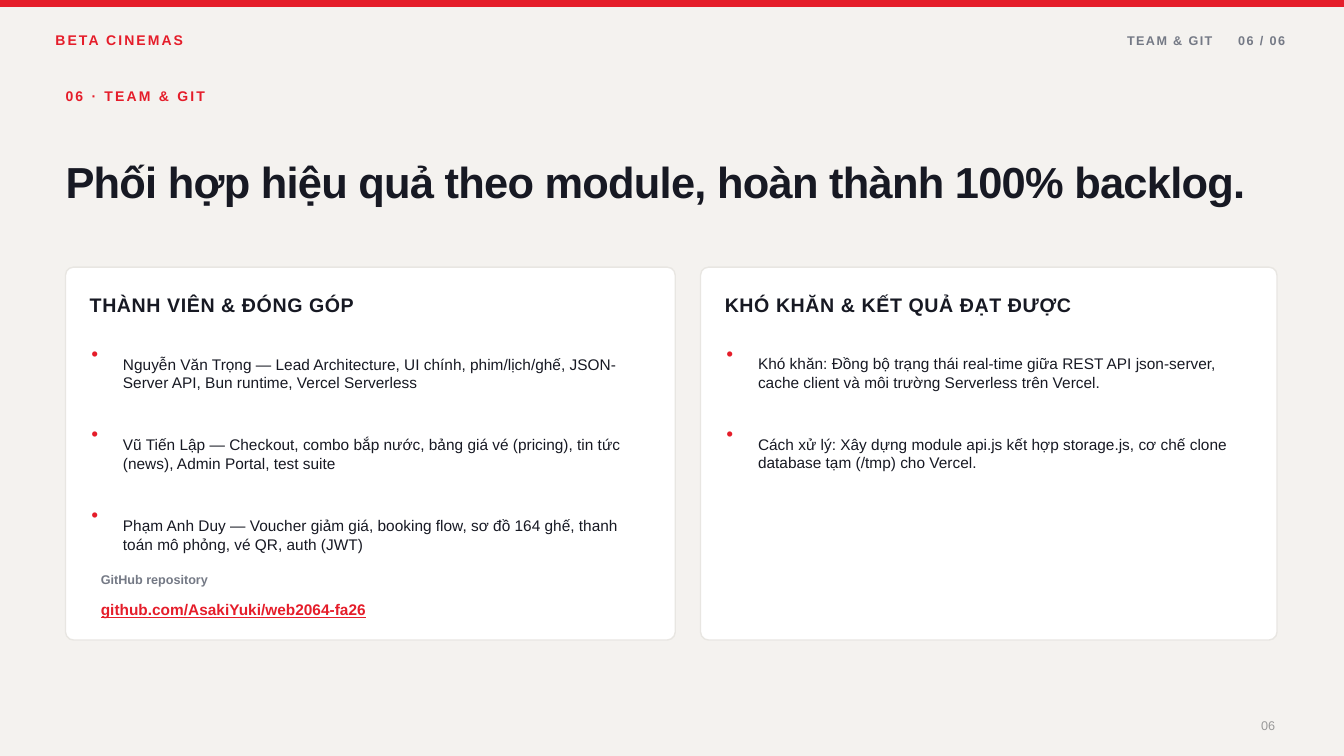
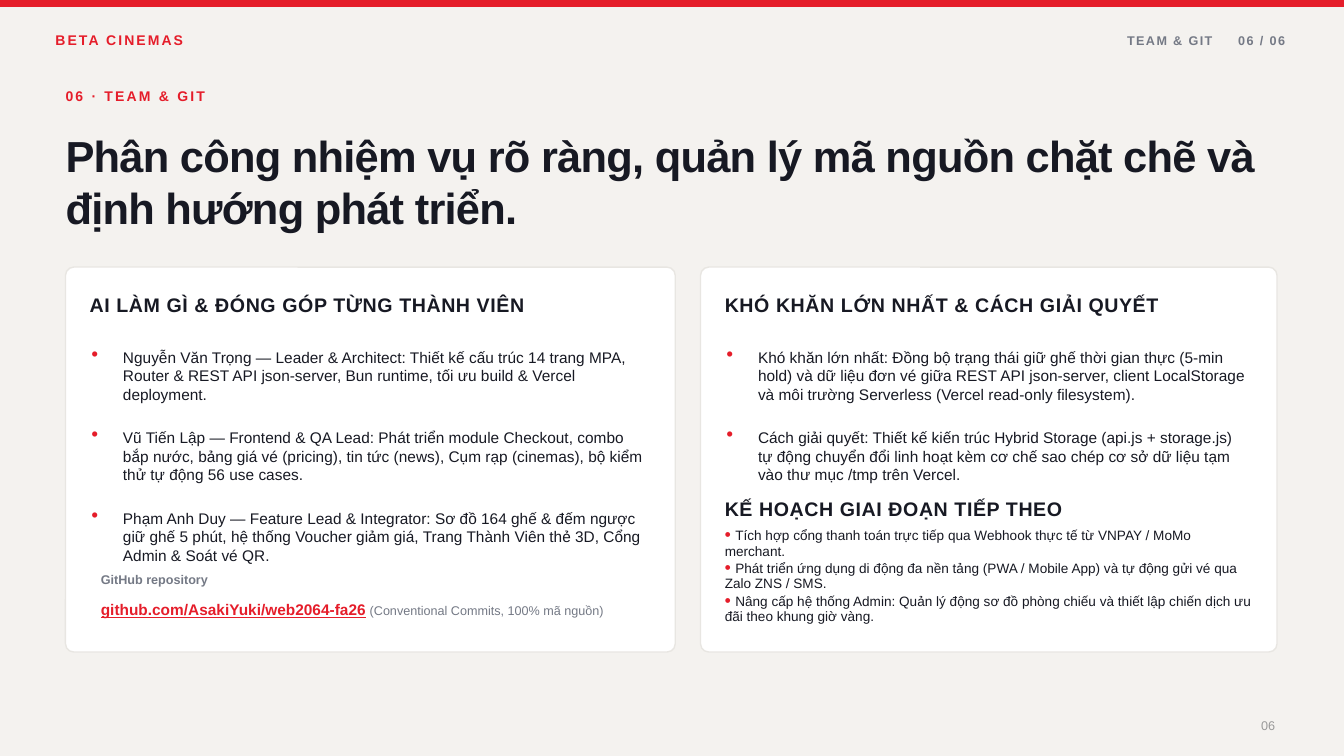
Before and after one commit to AsakiYuki/web2064-fa26, a slide deck: slide 6 of Beta-Cinemas-Presentation.odp. Drawn at 1344x756 pixels with LibreOffice and Linux fonts; fonts in the diff are those of the drawing. Boxes give left, top, right and bottom in pixels: in the first picture for what was removed or moved away, otherwise in the second. Text is boxed around its words. In the diff, an @@ line names an element or a change of style, - is before the commit and + after.

```diff
--- a/Beta-Cinemas-Presentation.odp
+++ b/Beta-Cinemas-Presentation.odp
@@ text at box(66, 138, 1255, 233): text changed @@
-Phối hợp hiệu quả theo module, hoàn thành 100% backlog.
+Phân công nhiệm vụ rõ ràng, quản lý mã nguồn chặt chẽ và định hướng phát triển.
@@ rounded rectangle: place and size @@
-rounded rectangle at box(66, 267, 676, 640)
+rounded rectangle at box(66, 267, 676, 652)
@@ rounded rectangle: place and size @@
-rounded rectangle at box(701, 267, 1277, 640)
+rounded rectangle at box(701, 267, 1277, 652)
@@ text at box(90, 297, 524, 313): text changed @@
-THÀNH VIÊN & ĐÓNG GÓP
+AI LÀM GÌ & ĐÓNG GÓP TỪNG THÀNH VIÊN
@@ text at box(725, 297, 1159, 316): text changed @@
-KHÓ KHĂN & KẾT QUẢ ĐẠT ĐƯỢC
+KHÓ KHĂN LỚN NHẤT & CÁCH GIẢI QUYẾT
@@ text at box(123, 350, 626, 403): text changed @@
-Nguyễn Văn Trọng — Lead Architecture, UI chính, phim/lịch/ghế, JSON-Server API, Bun runtime, Vercel Serverless
+Nguyễn Văn Trọng — Leader & Architect: Thiết kế cấu trúc 14 trang MPA, Router & REST API json-server, Bun runtime, tối ưu build & Vercel deployment.
@@ text at box(758, 351, 1245, 403): text changed @@
-Khó khăn: Đồng bộ trạng thái real-time giữa REST API json-server, cache client và môi trường Serverless trên Vercel.
+Khó khăn lớn nhất: Đồng bộ trạng thái giữ ghế thời gian thực (5-min hold) và dữ liệu đơn vé giữa REST API json-server, client LocalStorage và môi trường Serverless (Vercel read-only filesystem).
@@ text at box(123, 431, 643, 483): text changed @@
-Vũ Tiến Lập — Checkout, combo bắp nước, bảng giá vé (pricing), tin tức (news), Admin Portal, test suite
+Vũ Tiến Lập — Frontend & QA Lead: Phát triển module Checkout, combo bắp nước, bảng giá vé (pricing), tin tức (news), Cụm rạp (cinemas), bộ kiểm thử tự động 56 use cases.
@@ text at box(758, 431, 1232, 483): text changed @@
-Cách xử lý: Xây dựng module api.js kết hợp storage.js, cơ chế clone database tạm (/tmp) cho Vercel.
+Cách giải quyết: Thiết kế kiến trúc Hybrid Storage (api.js + storage.js) tự động chuyển đổi linh hoạt kèm cơ chế sao chép cơ sở dữ liệu tạm vào thư mục /tmp trên Vercel.
@@ text added at box(725, 501, 1062, 520), 14 pt, text #171923, bold @@
+KẾ HOẠCH GIAI ĐOẠN TIẾP THEO
@@ text at box(123, 512, 640, 564): text changed @@
-Phạm Anh Duy — Voucher giảm giá, booking flow, sơ đồ 164 ghế, thanh toán mô phỏng, vé QR, auth (JWT)
+Phạm Anh Duy — Feature Lead & Integrator: Sơ đồ 164 ghế & đếm ngược giữ ghế 5 phút, hệ thống Voucher giảm giá, Trang Thành Viên thẻ 3D, Cổng Admin & Soát vé QR.
@@ text added at box(725, 529, 1251, 624), 9.7 pt, text #171923 @@
+• Tích hợp cổng thanh toán trực tiếp qua Webhook thực tế từ VNPAY / MoMo merchant.
+• Phát triển ứng dụng di động đa nền tảng (PWA / Mobile App) và tự động gửi vé qua Zalo ZNS / SMS.
+• Nâng cấp hệ thống Admin: Quản lý động sơ đồ phòng chiếu và thiết lập chiến dịch ưu đãi theo khung giờ vàng.
@@ text at box(101, 604, 603, 618): text changed @@
-github.com/AsakiYuki/web2064-fa26
+github.com/AsakiYuki/web2064-fa26 (Conventional Commits, 100% mã nguồn)
```
Also in this commit, not shown: 5 other slides changed, 2 other files.
